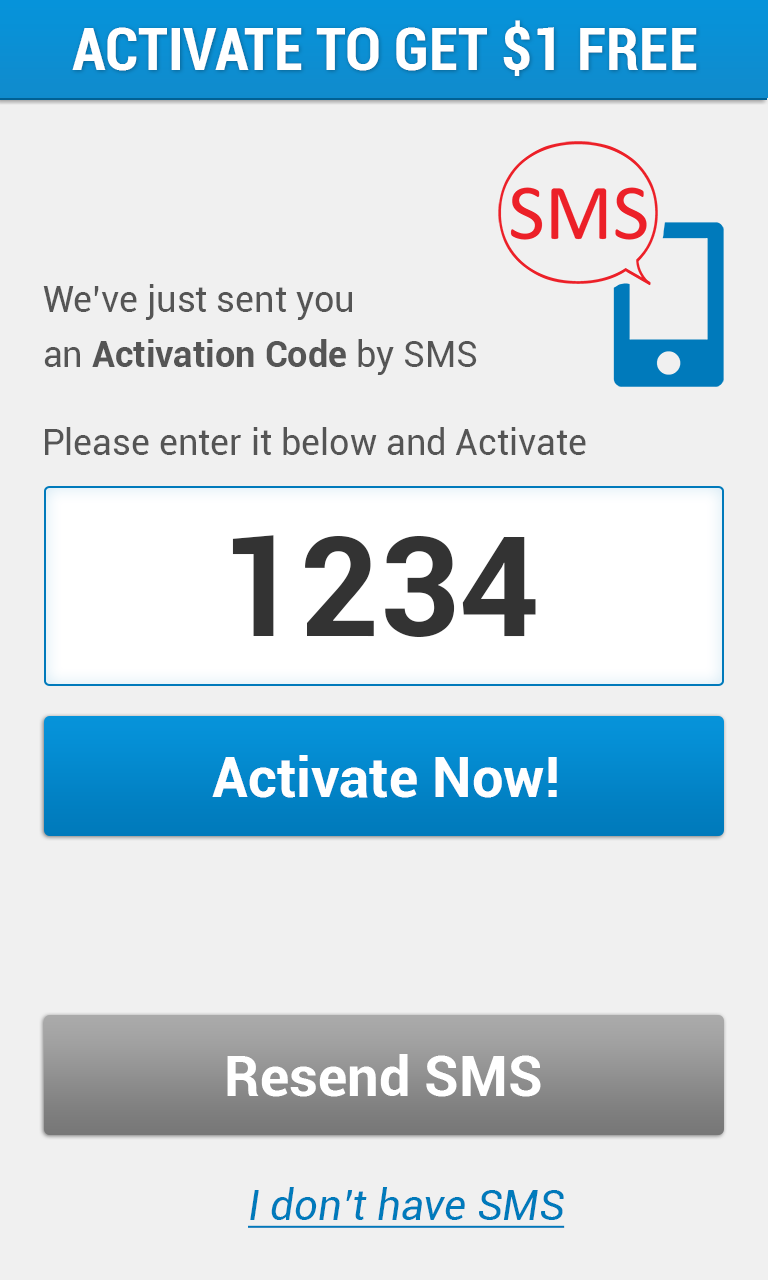
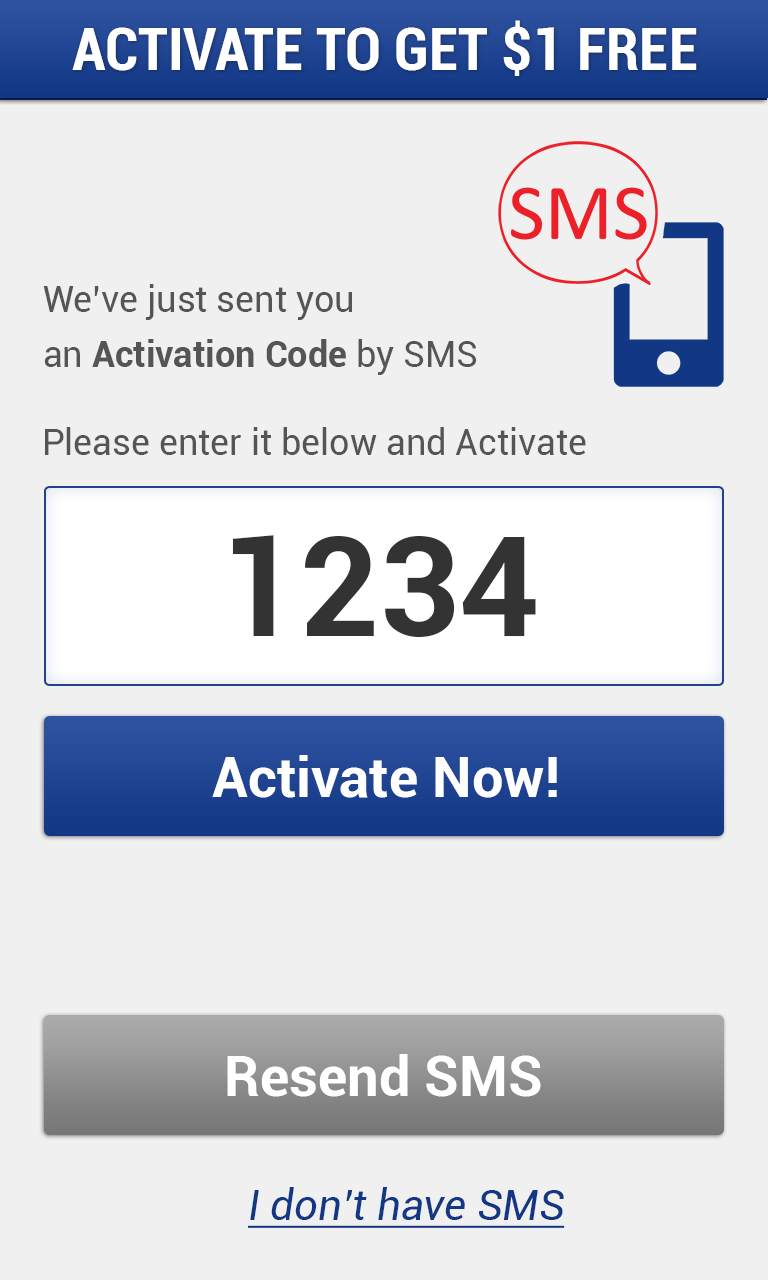
Comparing the layer stacks of the two 768x1280 images. Changes:
painted on "icon" over bbox(613, 222, 724, 387)
painted on "I don’t have SMS" over bbox(248, 1187, 565, 1228)
